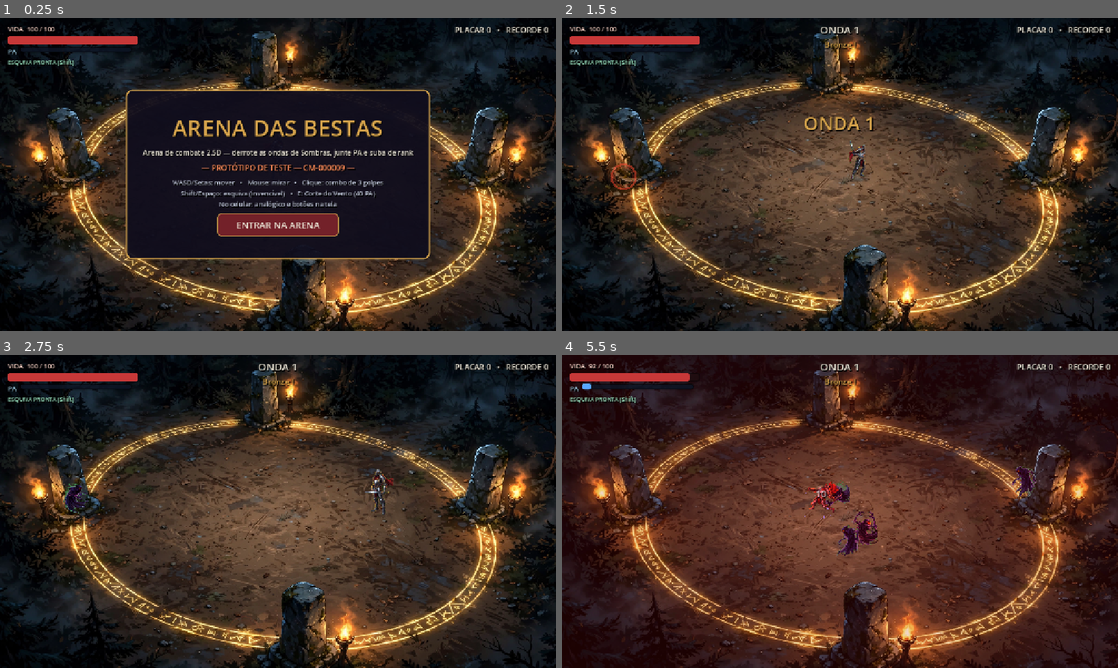
Above: before the commit, frames 1-4 (two rows, left to right).
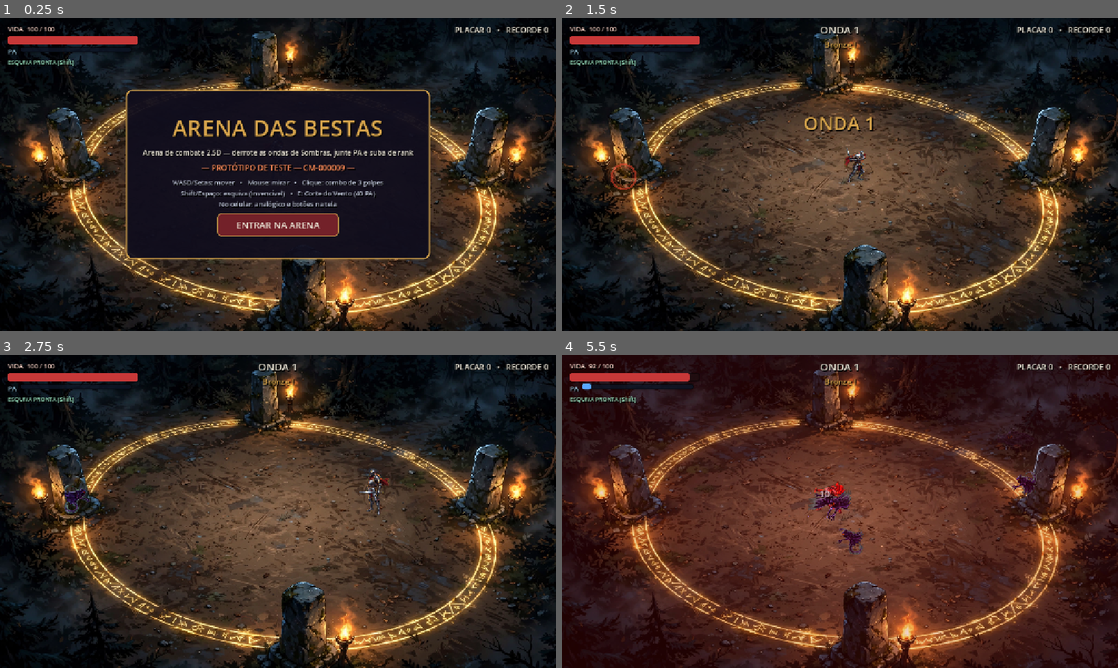
Above: after the commit, the same moments.

Repository: arthof09-ai/arena-das-bestas-prototipo-cm9
Game: Godot game, scene res://scenes/main.tscn
The game is run twice, just before and just after one commit, with the same random seed, the same clock (stepped at 60 frames per second) and the same inputs.
Inputs (mouse positions are in pixels of both pictures, inside the frame that each line leads up to):
- Up to frame 1 (0.25 s): no input
- Up to frame 2 (1.5 s): click "ENTRAR NA ARENA" at 0.5 s; tap Enter at 1.25, 1.35 s; move the mouse to (962, 158) at 1.27 s; hold D from 1.28 s (still down); click (962, 158) at 1.42 s
- Up to frame 3 (2.75 s): tap Space at 1.52 s; release D at 2 s; drag from (166, 527) to (250, 574) at 2.02 s
- Up to frame 4 (5.5 s): move the mouse to (895, 442) at 2.77 s; hold D 2.78-3.5 s; tap R at 2.85 s; drag from (812, 574) to (673, 464) at 3.52 s; move the mouse to (1006, 558) at 4.27 s; hold A 4.28-5 s; hold Shift 4.28-5 s; tap Space at 4.52 s; drag from (673, 464) to (756, 433) at 5.02 s

The runs differ from the first frame. In frame 2, 0.2% of the frame differs, in the area x 50-55%, y 39-53%; in frame 3, 0.6%; in frame 4, 4.2%, in the area x 0-100%, y 4-100%.

Commit message:
v3 — EXP-MUSE-005: animações fluidas estilo Hades 1
Ciclos completos das Sombras (surgir/andar/ataque em fases/dissolução), anel-alvo de telegrafia que se fecha, pós-imagens no dash, movimento com aceleração suave e speed_scale amarrado à velocidade. Mesmos sistemas e números da v2 (auto-teste 3/3). Veredito do Mestre: 'ficou até que bem legal'.

Diff:
--- a/scripts/enemy.gd
+++ b/scripts/enemy.gd
@@ -165,12 +165,27 @@
 	if rel.length() > 0.97:
 		global_position = c + rel.normalized() * 0.97 * r
 
+func _state_duration() -> float:
+	match state:
+		"spawn":
+			return 0.5
+		"telegraph":
+			return _telegraph_time()
+		"attack":
+			return 0.22
+		"recover":
+			return 0.85 if kind == "bruta" else 0.65
+	return 1.0
+
 func _sync_view() -> void:
-	view.state_name = state  # v2: a view de sprites lê a FSM real
+	view.state_name = state  # v2/v3: a view de sprites lê a FSM real
 	view.face_angle = face_angle
 	view.wobble = wobble
 	view.hurt_flash = hurt_flash
 	view.spawn_alpha = clampf(state_t / 0.5, 0.0, 1.0) if state == "spawn" else 1.0
 	view.telegraph = clampf(state_t / _telegraph_time(), 0.0, 1.0) if state == "telegraph" else 0.0
-	var sc := clampf(state_t / 0.5, 0.2, 1.0) if state == "spawn" else 1.0
-	view.scale = Vector2.ONE * sc
+	# v3: progresso dentro do estado (dirige rise/ataque/dissolução) e
+	# velocidade real (dirige o ritmo do ciclo de locomoção e a inclinação)
+	view.state_progress = clampf(state_t / _state_duration(), 0.0, 1.0)
+	view.speed_now = velocity.length()
+	view.scale = Vector2.ONE  # v3: quem emerge é a arte do rise, sem encolher
--- a/scripts/knight_view.gd
+++ b/scripts/knight_view.gd
@@ -30,8 +30,8 @@
 var speed_now: float = 0.0
 
 const DISPLAY_SCALE := 0.62
-const CANVAS := Vector2(145, 210)  # = assets/manifest.json (knight)
-const FEET := Vector2(72, 179)
+const CANVAS := Vector2(145, 200)  # = assets/manifest.json v3 (knight)
+const FEET := Vector2(72, 170)
 
 var _spr: AnimatedSprite2D
 var _glow: Sprite2D
@@ -109,18 +109,22 @@
 	sf.remove_animation("default")
 	_add(sf, "idle", ["knight_idle_0.png", "knight_idle_1.png",
 		"knight_idle_2.png", "knight_idle_3.png"], 5.0, true)
+	# v3: corrida nova de 6 quadros (folha knight-run8; a geração
+	# entregou 6 poses aproveitáveis das 8 pedidas)
 	_add(sf, "run", ["knight_run_0.png", "knight_run_1.png", "knight_run_2.png",
-		"knight_run_3.png", "knight_run_4.png"], 11.0, true)
-	# combo: quadros da folha de ataque (poses 0..6) mapeados por fase —
-	# golpe 1: prepara(0) / corta(1) / recupera(4)
-	# golpe 2: prepara(2) / corta(3) / recupera(4)
-	# golpe 3: prepara(2) / corta(5) / recupera(6)
-	_add(sf, "attack1", ["knight_attack_0.png", "knight_attack_1.png",
-		"knight_attack_4.png"], 10.0, false)
-	_add(sf, "attack2", ["knight_attack_2.png", "knight_attack_3.png",
-		"knight_attack_4.png"], 10.0, false)
-	_add(sf, "attack3", ["knight_attack_2.png", "knight_attack_5.png",
-		"knight_attack_6.png"], 7.2, false)
+		"knight_run_3.png", "knight_run_4.png", "knight_run_5.png"], 13.0, true)
+	# v3: combo expandido — folha nova de 8 poses (0..7) mapeadas em
+	# 4 quadros por golpe: antecipação / corte / rastro / recuperação
+	# (o quadro é escolhido pela FASE do golpe em _process).
+	# poses: 0 preparo, 1 corte c/ rastro fino, 2 guarda pronta,
+	#        3 lâminas cruzadas, 4 corpo assentado c/ arco residual,
+	#        5 corte reverso c/ arco azul, 6 finalizador aéreo, 7 postura final
+	_add(sf, "attack1", ["knight_combo_0.png", "knight_combo_1.png",
+		"knight_combo_1.png", "knight_combo_4.png"], 10.0, false)
+	_add(sf, "attack2", ["knight_combo_3.png", "knight_combo_5.png",
+		"knight_combo_5.png", "knight_combo_2.png"], 10.0, false)
+	_add(sf, "attack3", ["knight_combo_2.png", "knight_combo_6.png",
+		"knight_combo_6.png", "knight_combo_7.png"], 7.2, false)
 	_add(sf, "dash", ["knight_dash_0.png", "knight_dash_1.png"], 12.0, false)
 	_add(sf, "hurt", ["knight_hurt_0.png"], 1.0, false)
 	_add(sf, "death", ["knight_death_0.png", "knight_death_1.png"], 2.2, false)
@@ -140,7 +144,8 @@
 		want = "dash"
 	elif atk_anim != "":
 		want = atk_anim
-		drive = 0 if atk_phase < 0.25 else (1 if atk_phase < 0.62 else 2)
+		# v3: 4 quadros por golpe — antecipação / corte / rastro / recuperação
+		drive = 0 if atk_phase < 0.25 else (1 if atk_phase < 0.45 else (2 if atk_phase < 0.62 else 3))
 	elif hurt_flash > 0.5:
 		want = "hurt"
 	elif moving:
@@ -178,3 +183,21 @@
 	_glow.modulate = Color(core_color, 0.0 if dead else pulse)
 	# poeira ao correr
 	_dust.emitting = moving and not dead and not is_dashing
+
+## v3 — pós-imagem do dash (assinatura estilo Hades): um Sprite2D leve
+## com o quadro ATUAL do cavaleiro (pose do dash, não a view inteira),
+## tingido de ciano; o Main desvanece e libera.
+func make_afterimage() -> Sprite2D:
+	if _spr == null or _spr.sprite_frames == null:
+		return null
+	var tex := _spr.sprite_frames.get_frame_texture(_spr.animation, _spr.frame)
+	if tex == null:
+		return null
+	var img := Sprite2D.new()
+	img.texture = tex
+	img.offset = _spr.offset
+	img.scale = _spr.scale
+	img.flip_h = _spr.flip_h
+	img.position = global_position
+	img.modulate = Color(0.55, 0.85, 1.0, 0.45)
+	return img
--- a/scripts/main.gd
+++ b/scripts/main.gd
@@ -1,9 +1,13 @@
 extends Node2D
-## ARENA DAS BESTAS — Protótipo CM-000009 (EXP-MUSE-003; v2 = EXP-MUSE-004)
+## ARENA DAS BESTAS — Protótipo CM-000009 (EXP-MUSE-003; v2 = EXP-MUSE-004;
+## v3 = EXP-MUSE-005)
 ## PROTÓTIPO DE TESTE — não é o jogo oficial do RPG Assimilação.
 ## Gerente do jogo: estados, ondas, rank/estrelas, placar, efeitos.
 ## v2: camada visual refeita com sprites pintados gerados por IA
 ## (knight_view/shadow_view/arena_bg); sistemas e FSMs idênticos à v1.
+## v3: animação fluida estilo Hades — ciclos completos dos monstros
+## (rise/corrida/ataque em sequência/dissolução), anel de telegrafia,
+## pós-imagem do dash; sistemas, números e mapa idênticos à v2.
 
 const ARENA_CENTER := Vector2(640, 372)
 const ARENA_RADII := Vector2(566, 306)
@@ -328,17 +332,16 @@
 			e.call("take_damage", dmg, dir, true)
 
 func spawn_ghost(p: Player) -> void:
-	var g := KnightView.new()
-	g.face_angle = p.view.face_angle
-	g.sword_angle = p.view.sword_angle
-	g.walk_phase = p.view.walk_phase
-	g.global_position = p.global_position
-	g.z_index = 9
-	g.modulate = Color(0.6, 0.85, 1.0, 0.40)
-	fx_layer.add_child(g)
+	# v3: pós-imagem enxuta — Sprite2D com o quadro atual do dash
+	# (a v2 instanciava uma KnightView inteira por fantasma)
+	var img := p.view.make_afterimage()
+	if img == null:
+		return
+	img.z_index = 9
+	fx_layer.add_child(img)
 	var tw := create_tween()
-	tw.tween_property(g, "modulate:a", 0.0, 0.30)
-	tw.tween_callback(g.queue_free)
+	tw.tween_property(img, "modulate:a", 0.0, 0.25)
+	tw.tween_callback(img.queue_free)
 
 # ---------------- efeitos ----------------
 
--- a/scripts/player.gd
+++ b/scripts/player.gd
@@ -247,7 +247,7 @@
 		velocity = dash_dir * 920.0
 		ghost_t -= delta
 		if ghost_t <= 0.0:
-			ghost_t = 0.032
+			ghost_t = 0.025  # v3: pós-imagens mais densas (a cada ~0,02 s)
 			if game and game.has_method("spawn_ghost"):
 				game.spawn_ghost(self)
 	elif attacking:
@@ -268,8 +268,11 @@
 			if atk_buffered:
 				_start_attack((combo_index + 1) % 3)
 	else:
+		# v3: aceleração/desaceleração por interpolação exponencial —
+		# o corpo "desliza" para a velocidade alvo em vez de ligar/desligar
 		var target_vel := iv * move_speed
-		velocity = velocity.move_toward(target_vel, 2600.0 * delta)
+		var rate := 13.0 if iv != Vector2.ZERO else 16.0
+		velocity = velocity.lerp(target_vel, clampf(delta * rate, 0.0, 1.0))
 
 	moving = velocity.length() > 30.0 and dashing <= 0.0
 	if moving:
--- a/scripts/shadow_view.gd
+++ b/scripts/shadow_view.gd
@@ -1,12 +1,19 @@
 class_name ShadowView
 extends Node2D
-## v2 (EXP-MUSE-004) — "Sombras" com SPRITES PINTADOS gerados por IA.
-## Mesma interface da v1 (kind, face_angle, telegraph, hurt_flash,
-## spawn_alpha, wobble) + dois campos novos:
-##  - state_name: escrito por Shadow._sync_view (FSM real do inimigo);
-##  - ghost_death: quando true, esta view é o "fantasma de morte" que o
-##    Main cria em on_enemy_killed — a Sombra de verdade se libera na
-##    hora (queue_free), então a animação de morte vive neste fantasma.
+## v3 (EXP-MUSE-005) — Sombras com ANIMAÇÃO FLUIDA estilo Hades:
+## ciclos completos gerados por IA e processados por
+## tools/process_sprites_v3.py — surgir do chão (rise), corrida/andar
+## (6 quadros), ataque em SEQUÊNCIA de 6 poses dirigido pela FSM
+## (telegrafia -> investida/esmagamento -> recuperação), ferido e
+## dissolução de morte. Extras de código: ANEL DE TELEGRAFIA no chão
+## que se fecha conforme o golpe se aproxima e inclinação do corpo
+## conforme a velocidade.
+##
+## Interface (escrita por Shadow._sync_view): kind, face_angle,
+## telegraph, hurt_flash, spawn_alpha, wobble, state_name,
+## state_progress (0..1 dentro do estado atual), speed_now.
+## ghost_death: view autônoma de morte criada pelo Main (a Sombra real
+## se libera na hora) — toca a dissolução e se apaga sozinha.
 ## Origem do nó = ponto dos "pés" (base do manto).
 
 var kind: String = "rapida"
@@ -16,36 +23,40 @@
 var spawn_alpha: float = 0.0  # 0..1 ao nascer
 var wobble: float = 0.0       # fase de oscilação (definida pelo inimigo)
 var state_name: String = "spawn"
+var state_progress: float = 0.0
+var speed_now: float = 0.0
 var ghost_death: bool = false
 
 const DATA := {
-	"rapida": {"prefix": "rapida", "canvas": Vector2(114, 156),
-		"feet": Vector2(57, 125), "scale": 0.60, "shadow": Vector2(48, 13),
-		"fps": 9.0},
-	"bruta": {"prefix": "bruta", "canvas": Vector2(204, 310),
-		"feet": Vector2(102, 280), "scale": 0.62, "shadow": Vector2(78, 19),
-		"fps": 6.5},
+	"rapida": {"prefix": "rapida", "canvas": Vector2(157, 206),
+		"feet": Vector2(78, 176), "scale": 0.60, "shadow": Vector2(48, 13),
+		"walk_fps": 13.0, "ref_speed": 178.0, "ring_r": 48.0},
+	"bruta": {"prefix": "bruta", "canvas": Vector2(287, 365),
+		"feet": Vector2(143, 335), "scale": 0.62, "shadow": Vector2(78, 19),
+		"walk_fps": 9.0, "ref_speed": 98.0, "ring_r": 68.0},
 }
 
 var _spr: AnimatedSprite2D
+var _shadow: Sprite2D
 var _base_scale := 0.6
 var _cur_anim := ""
 var _ghost_t := -1.0
+var _ring_was := false
 
 func _ready() -> void:
 	var d: Dictionary = DATA.get(kind, DATA["rapida"])
 	_base_scale = float(d["scale"])
 	# sombra suave no chão
-	var shadow := Sprite2D.new()
-	shadow.texture = KnightView.radial_texture()
-	shadow.modulate = Color(0, 0, 0, 0.40)
+	_shadow = Sprite2D.new()
+	_shadow.texture = KnightView.radial_texture()
+	_shadow.modulate = Color(0, 0, 0, 0.40)
 	var sh: Vector2 = d["shadow"]
-	shadow.scale = Vector2(sh.x / 128.0, sh.y / 128.0)
-	shadow.position = Vector2(0, 2)
-	add_child(shadow)
+	_shadow.scale = Vector2(sh.x / 128.0, sh.y / 128.0)
+	_shadow.position = Vector2(0, 2)
+	add_child(_shadow)
 	# sprite animado, origem na base do manto
 	_spr = AnimatedSprite2D.new()
-	_spr.sprite_frames = _build_frames(str(d["prefix"]), float(d["fps"]))
+	_spr.sprite_frames = _build_frames(str(d["prefix"]), float(d["walk_fps"]))
 	var canvas: Vector2 = d["canvas"]
 	var feet: Vector2 = d["feet"]
 	_spr.offset = Vector2(canvas.x * 0.5 - feet.x, canvas.y * 0.5 - feet.y)
@@ -53,64 +64,120 @@
 	add_child(_spr)
 	if ghost_death:
 		_ghost_t = 0.0
-		_spr.play("walk")
-		_spr.frame = 1
-		_spr.pause()
+		_spr.play("dissolve")
 	else:
-		_spr.play("walk")
-		_cur_anim = "walk"
+		_spr.play("rise")
+		_cur_anim = "rise"
 
 func _tex(file: String) -> Texture2D:
 	return load("res://assets/" + file) as Texture2D
 
-func _build_frames(prefix: String, fps: float) -> SpriteFrames:
+func _add(sf: SpriteFrames, anim: String, files: Array, fps: float, loop: bool) -> void:
+	sf.add_animation(anim)
+	sf.set_animation_speed(anim, fps)
+	sf.set_animation_loop(anim, loop)
+	for f in files:
+		sf.add_frame(anim, _tex(f))
+
+func _build_frames(prefix: String, walk_fps: float) -> SpriteFrames:
 	var sf := SpriteFrames.new()
 	sf.remove_animation("default")
-	sf.add_animation("walk")
-	sf.set_animation_speed("walk", fps)
-	sf.set_animation_loop("walk", true)
-	for i in range(4):
-		sf.add_frame("walk", _tex("%s_walk_%d.png" % [prefix, i]))
-	sf.add_animation("attack")
-	sf.set_animation_speed("attack", 8.0)
-	sf.set_animation_loop("attack", false)
-	sf.add_frame("attack", _tex("%s_attack_0.png" % prefix))  # preparo
-	sf.add_frame("attack", _tex("%s_attack_1.png" % prefix))  # investida
+	# surgir do chão (dirigido pela FSM durante o estado spawn)
+	_add(sf, "rise", ["%s_rise_0.png" % prefix, "%s_rise_1.png" % prefix,
+		"%s_rise_2.png" % prefix, "%s_rise_3.png" % prefix], 8.0, false)
+	# locomoção: rápida corre (folha "run"), bruta anda (folha "walk")
+	var move_pref := "run" if prefix == "rapida" else "walk"
+	var move_files: Array = []
+	for i in range(6):
+		move_files.append("%s_%s_%d.png" % [prefix, move_pref, i])
+	_add(sf, "walk", move_files, walk_fps, true)
+	# ataque em sequência (6 poses dirigidas pela FSM)
+	var atk_files: Array = []
+	for i in range(6):
+		atk_files.append("%s_attack_%d.png" % [prefix, i])
+	_add(sf, "attack", atk_files, 8.0, false)
+	# ferido: bruta tem poses próprias; a rápida usa as poses de recuo
+	# do ataque (a folha misc dela não pôde ser gerada — ver relatório)
+	if prefix == "bruta":
+		_add(sf, "hurt", ["bruta_hurt_0.png", "bruta_hurt_1.png"], 10.0, false)
+	else:
+		_add(sf, "hurt", ["rapida_attack_4.png", "rapida_attack_5.png"], 10.0, false)
+	# dissolução: bruta tem folha própria; a rápida "afunda" de volta —
+	# rise ao contrário + desvanecer (procedural, ver _process do fantasma)
+	if prefix == "bruta":
+		_add(sf, "dissolve", ["bruta_dissolve_0.png", "bruta_dissolve_1.png",
+			"bruta_dissolve_2.png", "bruta_dissolve_3.png"], 7.0, false)
+	else:
+		_add(sf, "dissolve", ["rapida_rise_3.png", "rapida_rise_2.png",
+			"rapida_rise_1.png", "rapida_rise_0.png"], 7.0, false)
 	return sf
+
+# anel de telegrafia no chão (FX por código): círculo-alvo da zona de
+# perigo + anel externo que SE FECHA sobre ele conforme o golpe chega
+func _draw() -> void:
+	if ghost_death or telegraph <= 0.0:
+		return
+	var d: Dictionary = DATA.get(kind, DATA["rapida"])
+	var r0 := float(d["ring_r"])
+	var t := clampf(telegraph, 0.0, 1.0)
+	var col := Color(1.0, 0.25, 0.15)
+	# zona de perigo: contorno + preenchimento que intensifica
+	draw_arc(Vector2.ZERO, r0, 0.0, TAU, 48, Color(col, 0.35 + 0.3 * t), 2.5)
+	draw_circle(Vector2.ZERO, r0, Color(col, 0.05 + 0.10 * t))
+	# anel que se fecha: raio encolhe de 1.6*r0 até r0
+	var rr := r0 * lerpf(1.6, 1.0, t)
+	draw_arc(Vector2.ZERO, rr, 0.0, TAU, 48, Color(col, 0.55 + 0.4 * t), 3.5)
+	# marcador na direção do golpe
+	var dir := Vector2.from_angle(face_angle)
+	draw_line(dir * (r0 * 0.55), dir * (r0 * 0.95), Color(col, 0.5 * t + 0.2), 3.0)
 
 func _process(delta: float) -> void:
 	if _spr == null:
 		return
-	# fantasma de morte: desvanece, incha e se desfaz sozinho
+	# fantasma de morte: dissolução + desvanecer + leve afundar/subir
 	if _ghost_t >= 0.0:
 		_ghost_t += delta
-		var t := clampf(_ghost_t / 0.5, 0.0, 1.0)
-		_spr.modulate = Color(1.6, 1.2, 2.0, (1.0 - t) * 0.9)
-		_spr.scale = Vector2.ONE * _base_scale * (1.0 + 0.3 * t)
-		_spr.position.y = 4.0 * t
+		var t := clampf(_ghost_t / 0.6, 0.0, 1.0)
+		_spr.modulate = Color(1.5, 1.15, 1.9, (1.0 - t) * 0.95)
+		_spr.scale = Vector2.ONE * _base_scale * (1.0 + 0.18 * t)
+		_spr.position.y = -6.0 * t if kind == "bruta" else 3.0 * t
+		_shadow.modulate = Color(0, 0, 0, 0.40 * (1.0 - t))
 		if t >= 1.0:
 			queue_free()
 		return
 	_spr.flip_h = cos(face_angle) < 0.0
 	# flutuação espectral (a Sombra não pisa — paira)
 	_spr.position.y = -1.5 + sin(wobble * 2.0) * 2.2
-	# animação conforme a FSM
+	# inclinação sutil conforme a velocidade (peso/momentum)
+	var lean := clampf(speed_now / 300.0, 0.0, 1.0) * 0.05
+	_spr.rotation = -lean if _spr.flip_h else lean
+	# --- máquina de animação casada à FSM ---
 	var want := "walk"
 	var drive := -1
 	match state_name:
 		"spawn":
-			want = "walk"
-			drive = 0
+			want = "rise"
+			drive = mini(3, int(state_progress * 4.0))
 		"telegraph":
 			want = "attack"
-			drive = 0
+			drive = 0 if state_progress < 0.55 else 1
 		"attack":
 			want = "attack"
-			drive = 1
+			drive = 2 if state_progress < 0.5 else 3
 		"recover":
-			want = "walk"
-		_:
-			want = "walk"
+			# começa no impacto (3) e volta à guarda (5); ferido tem prioridade
+			if hurt_flash > 0.12:
+				want = "hurt"
+				drive = 0 if hurt_flash > 0.5 else 1
+			else:
+				want = "attack"
+				drive = 3 if state_progress < 0.25 else (4 if state_progress < 0.65 else 5)
+		_:  # chase e demais
+			if hurt_flash > 0.12:
+				want = "hurt"
+				drive = 0 if hurt_flash > 0.5 else 1
+			else:
+				want = "walk"
 	if want != _cur_anim:
 		_cur_anim = want
 		_spr.play(want)
@@ -118,15 +185,24 @@
 		_spr.pause()
 		_spr.frame = drive
 	elif want == "walk":
-		_spr.speed_scale = 0.35 if state_name == "recover" else 1.0
+		var d: Dictionary = DATA.get(kind, DATA["rapida"])
+		_spr.speed_scale = clampf(speed_now / float(d["ref_speed"]), 0.45, 1.7)
 		if not _spr.is_playing():
 			_spr.play(want)
+	# anel de telegrafia: redesenha enquanto prepara (e limpa ao sair)
+	if telegraph > 0.0:
+		_ring_was = true
+		queue_redraw()
+	elif _ring_was:
+		_ring_was = false
+		queue_redraw()
 	# cor: flash branco ao apanhar; pulso vermelho na telegrafia
 	var pulse := 0.55 + 0.45 * sin(Time.get_ticks_msec() * 0.03)
 	var r := 1.0 + 2.2 * hurt_flash + 0.9 * telegraph * pulse
 	var g := 1.0 + 2.2 * hurt_flash - 0.45 * telegraph * pulse
 	var b := 1.0 + 2.2 * hurt_flash - 0.45 * telegraph * pulse
 	_spr.modulate = Color(r, g, b, clampf(spawn_alpha, 0.0, 1.0))
+	_shadow.modulate = Color(0, 0, 0, 0.40 * clampf(spawn_alpha, 0.0, 1.0))
 	# inchaço sutil ao telegrafar (antecipação)
 	var swell := 1.0 + 0.07 * telegraph
 	_spr.scale = Vector2.ONE * _base_scale * swell
Binary file changed: assets/bruta_attack_0.png
Binary file changed: assets/bruta_attack_1.png
Binary file added: assets/bruta_attack_2.png
Not shown, added: assets/bruta_attack_2.png.import
Binary file added: assets/bruta_attack_3.png
Not shown, added: assets/bruta_attack_3.png.import
Binary file added: assets/bruta_attack_4.png
Not shown, added: assets/bruta_attack_4.png.import
Binary file added: assets/bruta_attack_5.png
Not shown, added: assets/bruta_attack_5.png.import
Binary file added: assets/bruta_dissolve_0.png
Not shown, added: assets/bruta_dissolve_0.png.import
(and 112 more such lines)
